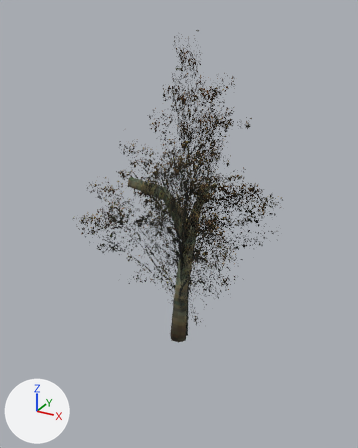
Renders of the glTF model models/Tree003.glb from each side of a commit.
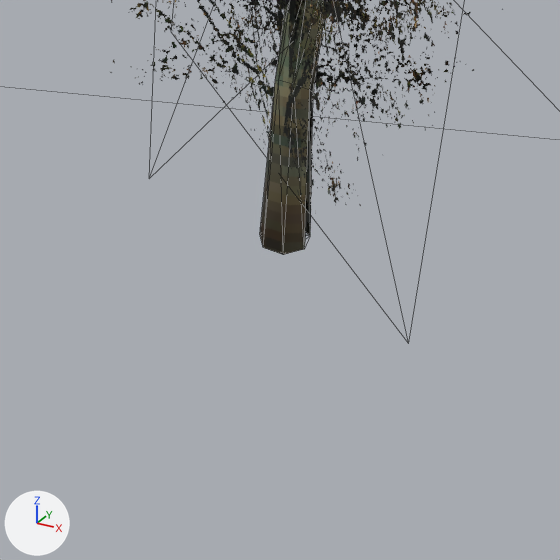
Each version is shown whole from a camera (50 mm lens) standing at (7.88, -14.18, 11.82) and looking at (-0.85, 1.7, 3.88), then close up on the part from 23% to 76% of the width and 57% to 100% of the height. Arrows for +X, +Y and +Z are at lower left; the lights stay in place. The close-ups show mesh edges as thin lines. Vertices at the same position are counted once.

The first close-up shows 'Tree002'.
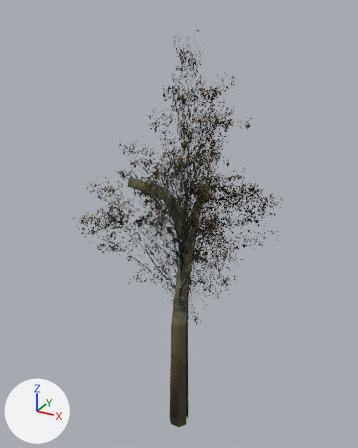
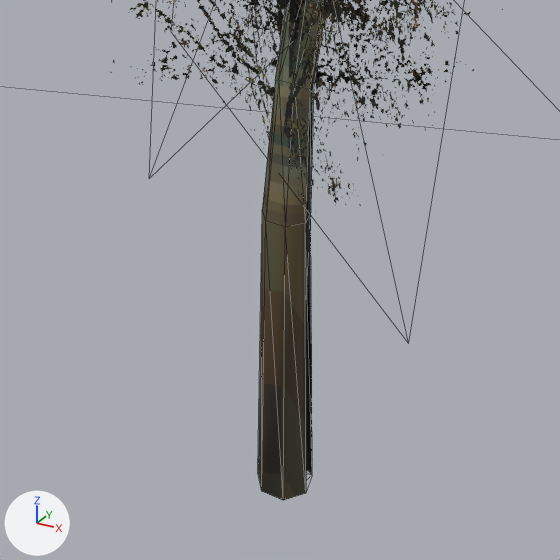
Pixel boxes [x1, y1, x2, y2] of what changed, in the close-ups (560 x 560 px):
```json
{"object": "Tree002", "change": "reshaped", "before": [110, 0, 503, 255], "after": [110, 0, 503, 500]}
{"part": 1, "of": "me_cylinder_005", "change": "built on", "before": [260, 80, 313, 255], "after": [258, 80, 313, 500]}
```

The change, as JSON lines over the scene's bpy script:
```json
{"block": "me_cylinder_005", "where": "# used by ob_tree002; location = (0.0, 0.0, 0.0)"}
{"op": "remove", "block": "me_cylinder_005", "code": "me_cylinder_005.from_pydata(...)  # 82 vertices, 133 faces; spans x -5.4..3.59, y -3.4..6.1, z -0.62..11.54"}
{"op": "add", "block": "me_cylinder_005", "code": "me_cylinder_005.from_pydata(...)  # 89 vertices, 147 faces; spans x -5.4..3.59, y -3.4..6.1, z -5.1..11.54"}
{"block": "me_cylinder_005", "change": "me_cylinder_005 part 1"}
{"block": "me_cylinder_005", "change": "5 vertices are removed from x -0.52..0.13, y 0.23..0.93, z -0.62"}
{"block": "me_cylinder_005", "change": "17 faces are deleted"}
{"block": "me_cylinder_005", "change": "2 vertices move from x -0.59..-0.07, y 0.23..0.48, z -0.62 to x -0.58..-0.08, y 0.3..0.53, z -0.23..-0.2"}
{"block": "me_cylinder_005", "change": "12 vertices are added at x -0.65..0.19, y 0.18..1.0, z -5.1..-0.2"}
{"block": "me_cylinder_005", "change": "31 new faces join them"}
```
